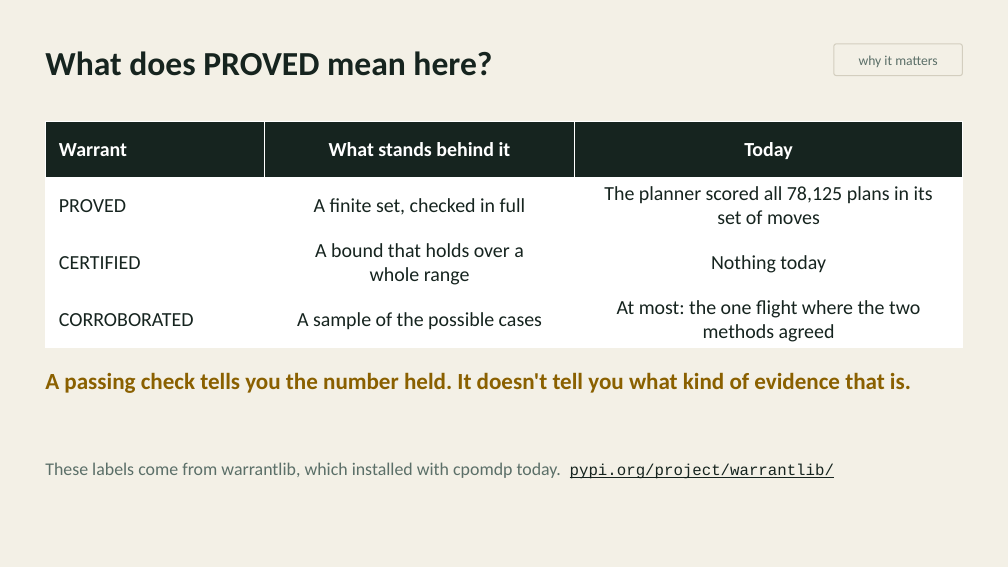
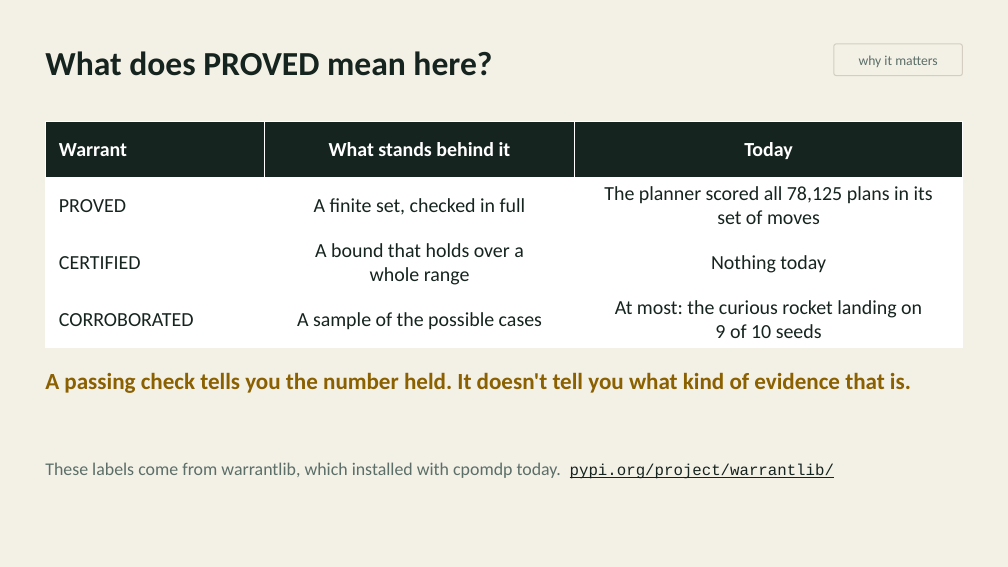
Before and after one commit to inferogenesis/cpomdp-workshop, a slide deck: slide 18 of deck/cpomdp_symposium_2026.pptx (slide 20 before the commit). Drawn at 1008x567 pixels with LibreOffice and Linux fonts; fonts in the diff are those of the drawing. Boxes give left, top, right and bottom in pixels: in the first picture for what was removed or moved away, otherwise in the second. Text is boxed around its words. In the diff, an @@ line names an element or a change of style, - is before the commit and + after.

```diff
--- a/deck/cpomdp_symposium_2026.pptx
+++ b/deck/cpomdp_symposium_2026.pptx
@@ table at <box>45,121,963,348</box> @@
-row 4, column 3: At most: the one flight where the two methods agreed
+row 4, column 3: At most: the curious rocket landing on 9 of 10 seeds
```
Also in this commit, not shown: 2 other slides changed, 2 slides removed, 2 other files.
